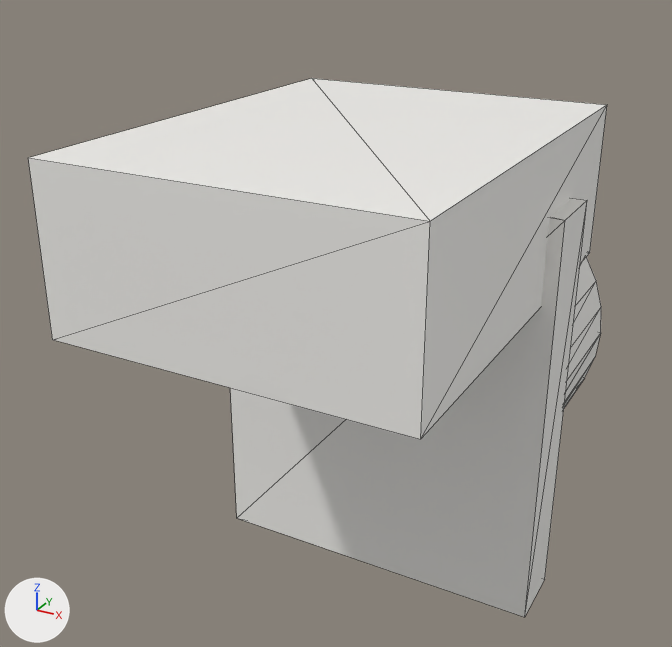
What one commit did to the glTF model frontend/public/architect-2525/assets/models/toilet.glb.
The view is the same before and after, from a 50 mm camera at (0.545, -1.674, 0.555) aimed at (-0.09, -0.521, -0.022). The lights are fixed; the arrows at lower left show +X, +Y and +Z. The picture after the commit comes second. Mesh edges are drawn as thin lines. Where no turn or scale is listed for an object, it has been applied to the vertices.

The first picture shows 'geometry_0', 'geometry_1', 'geometry_2'.
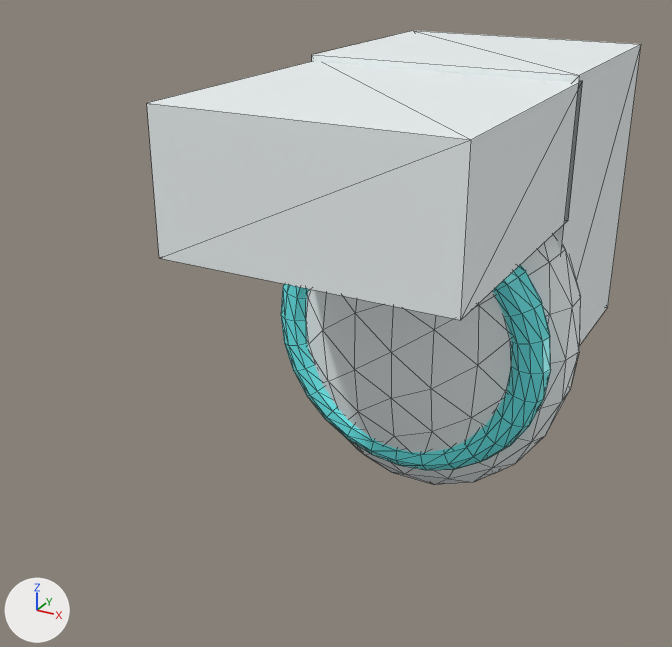
What differs and where, as boxes (x1, y1, x2, y2) in the pictures (672 x 647 px):
'geometry_0', moved, rescaled: before (28, 78, 607, 439); after (312, 31, 641, 344)
'geometry_2', moved, rescaled: before (230, 198, 587, 617); after (147, 61, 583, 320)
'geometry_1', reshaped, moved: before (564, 257, 601, 408); after (306, 235, 581, 485)
'geometry_3', added (cyan): after (281, 265, 551, 470)

The edits, one by one:
Material 'cyan2' (mat_cyan2) is new.
Its base color is (0.157, 0.933, 0.941) (cyan #6ef7f8).
Its metallic is 0.05.
Its roughness is 0.38.
me_geometry_0 is used by ob_geometry_0; location (0.0, 0.0, 0.0).
me_geometry_0 had 8 vertices, 12 faces and spanned x -0.24..0.24, y -0.95..-0.33, z 0.09..0.31.
me_geometry_0 now has 8 vertices, 12 faces and spans x -0.21..0.21, y -0.49..-0.11, z -0.15..0.33.
me_geometry_0 part 1: the whole mesh is scaled about its middle by (0.875, 0.613, 2.18), then moved by (0.0, 0.34, -0.11).
me_geometry_1 is used by ob_geometry_1; location (0.0, 0.0, 0.0).
me_geometry_1 had 66 vertices, 128 faces and spanned x -0.24..0.24, y -0.54..-0.18, z -0.34..0.14.
me_geometry_1 now has 162 vertices, 320 faces and spans x -0.25..0.25, y -0.62..-0.34, z -0.38..0.22.
me_geometry_1 part 2: 66 vertices removed from x -0.24..0.24, y -0.54..-0.18, z -0.34..0.14; 162 vertices added at x -0.25..0.25, y -0.62..-0.34, z -0.38..0.22, forming an icosphere of 320 faces.
me_geometry_2 is used by ob_geometry_2; location (0.0, 0.0, 0.0).
me_geometry_2 had 8 vertices, 12 faces and spanned x -0.26..0.26, y -0.57..-0.47, z -0.41..0.21.
me_geometry_2 now has 8 vertices, 12 faces and spans x -0.21..0.21, y -0.89..-0.47, z 0.12..0.32.
me_geometry_2 part 3: the whole mesh is scaled about its middle by (0.808, 4.2, 0.323), then moved by (0.0, -0.16, 0.32).
Mesh me_geometry_3 is new.
It is a torus around y (ring radius 0.2, tube radius 0.03) spanning x -0.23..0.23, y -0.589..-0.531, z -0.31..0.15.
It uses material mat_cyan2 (cyan #6ef7f8).
Object 'geometry_0' (ob_geometry_0) moves from (0.0, 0.0, 0.0) to (0.0, 0.11, 0.025).
Object 'geometry_1' (ob_geometry_1) moves from (0.0, 0.0, 0.0) to (0.0, 0.11, 0.025).
Object 'geometry_2' (ob_geometry_2) moves from (0.0, 0.0, 0.0) to (0.0, 0.11, 0.025).
Object 'geometry_3' (ob_geometry_3) is new; it shows me_geometry_3.
Its location is (0.0, 0.11, 0.025).
